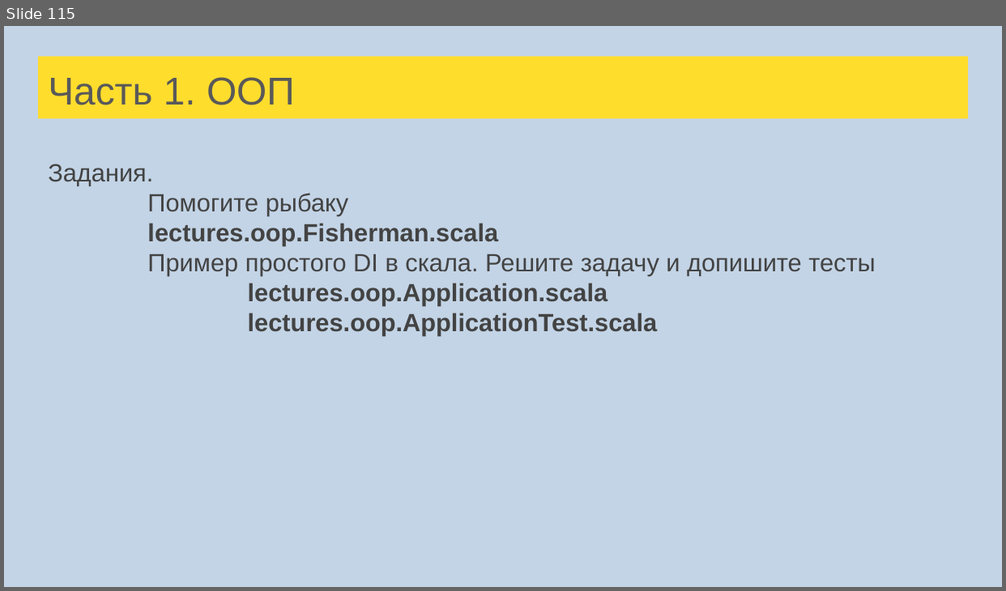
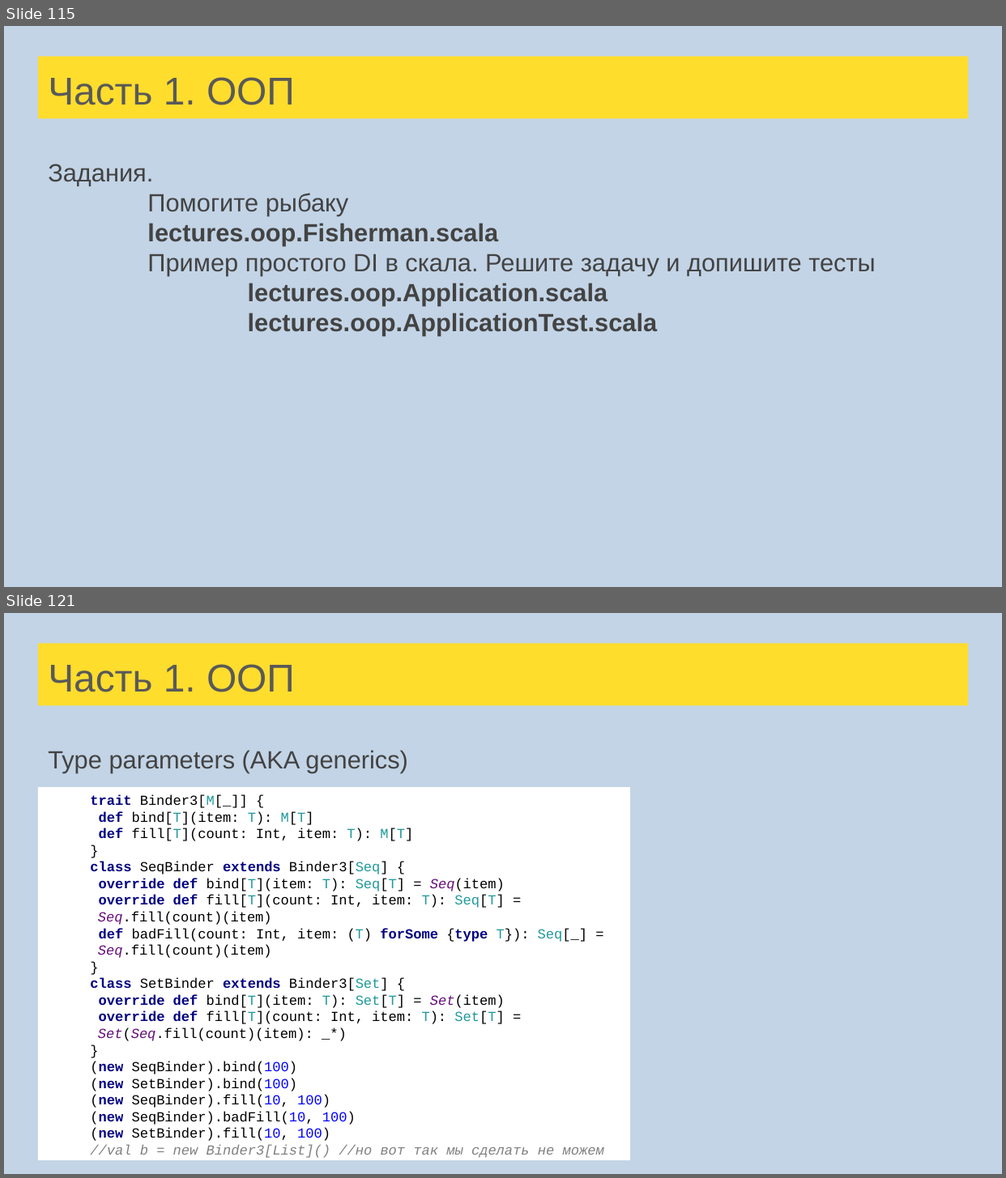
Before and after one commit to sergeypopov83/scala-school, a slide deck: src/main/resources/Лекции Scala для FinTech.pptx. Shown one above the other, each under a label of ours: slide 115 before the commit, slides 115 and 121 after it; the slides between them are not shown. The pictures are 1006x591 and 1006x1178 pixels, drawn with LibreOffice and Linux fonts; fonts in the diff are those of the drawing. Boxes give left, top, right and bottom in pixels: in the first picture for what was removed or moved away, otherwise in the second. Text is boxed around its words. In the diff, an @@ line names an element or a change of style, - is before the commit and + after.

Commit message:
Briefs + Lecture +  Type parameters  + TP example

```diff
--- a/src/main/resources/Лекции Scala для FinTech.pptx
+++ b/src/main/resources/Лекции Scala для FinTech.pptx
@@ slide 121 added at [4, 613, 1002, 1174], background #C3D4E6 @@
@@ title added at [38, 643, 968, 706], fill #FFDD2D, 28 pt, text #595959 @@
+Часть 1. ООП
@@ text added at [48, 750, 408, 773], 18 pt, text #434343 @@
+Type parameters (AKA generics)
@@ rectangle added at [38, 788, 629, 1161], fill #FFFFFF, 10 pt, text #000000 @@
+trait Binder3[M[_]] {
+def bind[T](item: T): M[T]
+def fill[T](count: Int, item: T): M[T]
+}
+class SeqBinder extends Binder3[Seq] {
+override def bind[T](item: T): Seq[T] = Seq(item)
+override def fill[T](count: Int, item: T): Seq[T] = Seq.fill(count)(item)
+def badFill(count: Int, item: (T) forSome {type T}): Seq[_] = Seq.fill(count)(item)
+}
+class SetBinder extends Binder3[Set] {
+override def bind[T](item: T): Set[T] = Set(item)
+override def fill[T](count: Int, item: T): Set[T] = Set(Seq.fill(count)(item): _*)
+}
+(new SeqBinder).bind(100)
+(new SetBinder).bind(100)
+(new SeqBinder).fill(10, 100)
+(new SeqBinder).badFill(10, 100)
+(new SetBinder).fill(10, 100)
+//val b = new Binder3[List]() //но вот так мы сделать не можем
```
Also in this commit, not shown: 4 slides changed, 10 other slides added, 13 other files.
